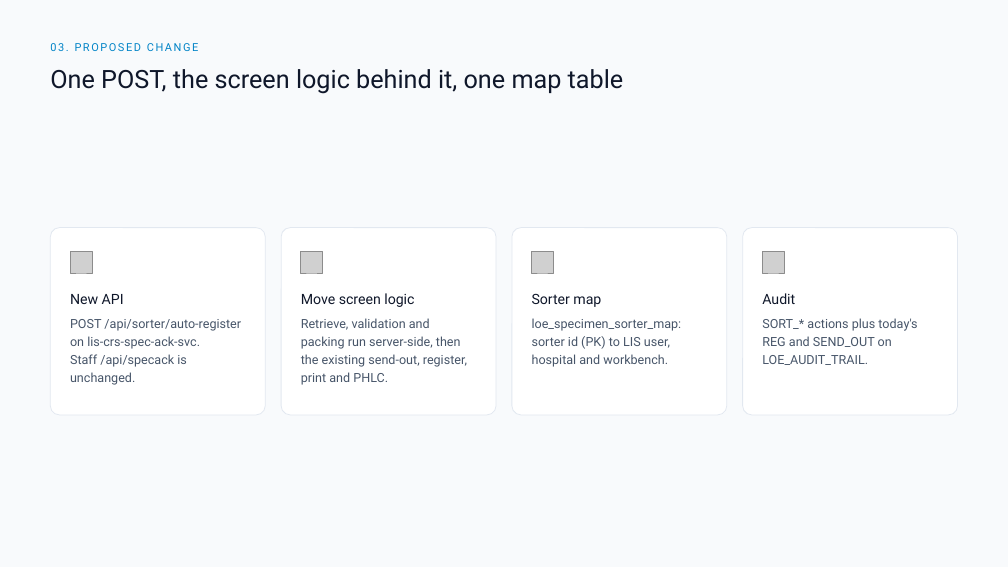
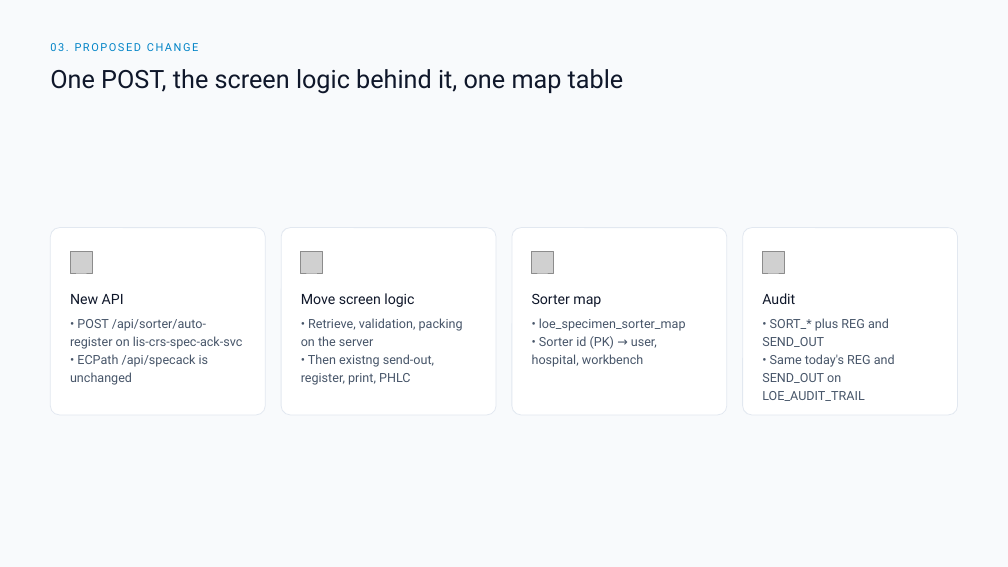
Before and after one commit to DragonChong/HA-Notes, a slide deck: slide 5 of SDLC/Projects/TMP-specimen-sorter-api — Specimen Sorter API/assets/Specimen Sorter API v3.pptx. Drawn at 1008x567 pixels with LibreOffice and Linux fonts; fonts in the diff are those of the drawing; grey boxes stand for pictures. Boxes give left, top, right and bottom in pixels: in the first picture for what was removed or moved away, otherwise in the second. Text is boxed around its words. In the diff, an @@ line names an element or a change of style, - is before the commit and + after.

```diff
--- a/SDLC/Projects/TMP-specimen-sorter-api — Specimen Sorter API/assets/Specimen Sorter API v3.pptx
+++ b/SDLC/Projects/TMP-specimen-sorter-api — Specimen Sorter API/assets/Specimen Sorter API v3.pptx
@@ text at (70,319,243,385): text changed @@
-POST /api/sorter/auto-register on lis-crs-spec-ack-svc.
-Staff /api/specack is unchanged.
+• POST /api/sorter/auto-register on lis-crs-spec-ack-svc
+• ECPath /api/specack is unchanged
@@ text at (301,318,463,385): text changed @@
-Retrieve, validation and packing run server-side, then the existing send-out, register, print and PHLC.
+• Retrieve, validation, packing on the server
+• Then existng send-out, register, print, PHLC
@@ text at (532,318,686,367): text changed @@
-loe_specimen_sorter_map: sorter id (PK) to LIS user, hospital and workbench.
+• loe_specimen_sorter_map
+• Sorter id (PK) → user, hospital, workbench
@@ text at (762,318,895,401): text changed @@
-SORT_* actions plus today's REG and SEND_OUT on LOE_AUDIT_TRAIL.
+• SORT_* plus REG and SEND_OUT
+• Same today's REG and SEND_OUT on LOE_AUDIT_TRAIL
```
Also in this commit, not shown: 3 other slides changed, 3 other files.
